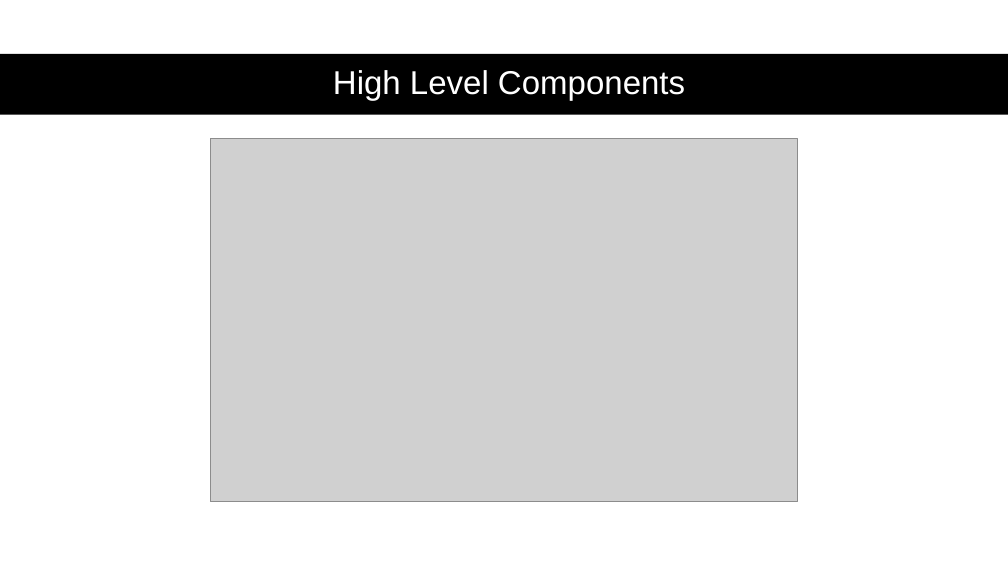
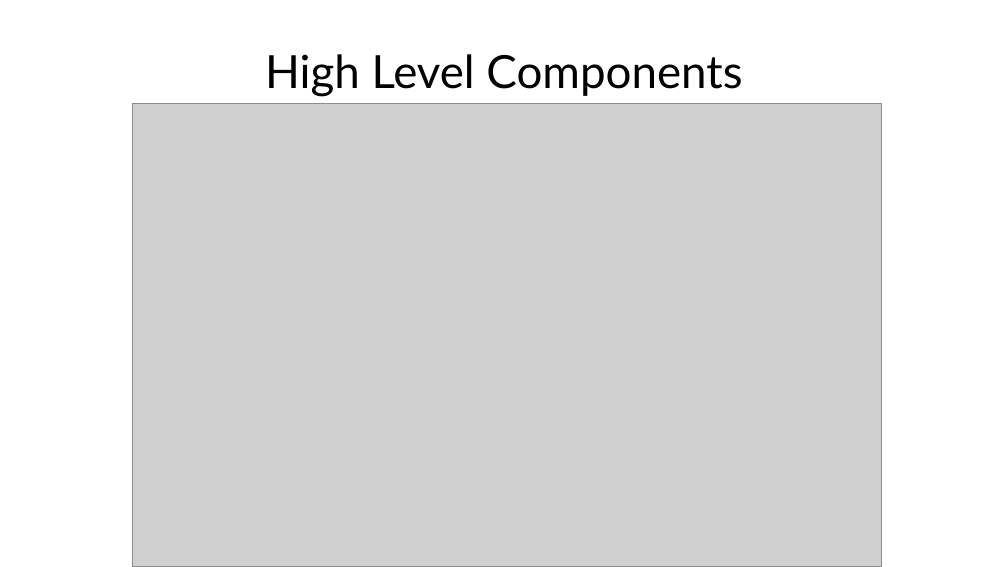
Before and after one commit to nicoDs96/recipes-SE, a slide deck: slide 4 of MACC APP SLIDES/tuna_pres.pptx. Drawn at 1008x567 pixels with LibreOffice and Linux fonts; fonts in the diff are those of the drawing; grey boxes stand for pictures. Boxes give left, top, right and bottom in pixels: in the first picture for what was removed or moved away, otherwise in the second. Text is boxed around its words. In the diff, an @@ line names an element or a change of style, - is before the commit and + after.

```diff
--- a/MACC APP SLIDES/tuna_pres.pptx
+++ b/MACC APP SLIDES/tuna_pres.pptx
@@ text "High Level Components": place and size @@
-text "High Level Components" at bbox=[333, 70, 685, 101]
+text "High Level Components" at bbox=[265, 54, 742, 97]
@@ text "High Level Components" at bbox=[265, 54, 742, 97]: size 26 to 36 pt, font Arial to Lato, text colour #FFFFFF to #000000; line spacing 0.9 to 1; less space between paragraphs @@
@@ rectangle removed at bbox=[0, 54, 1008, 115] @@
@@ picture: place and size @@
-picture at bbox=[210, 138, 799, 501]
+picture at bbox=[133, 103, 882, 567]
```
Also in this commit, not shown: 6 other slides changed, 4 other files.
